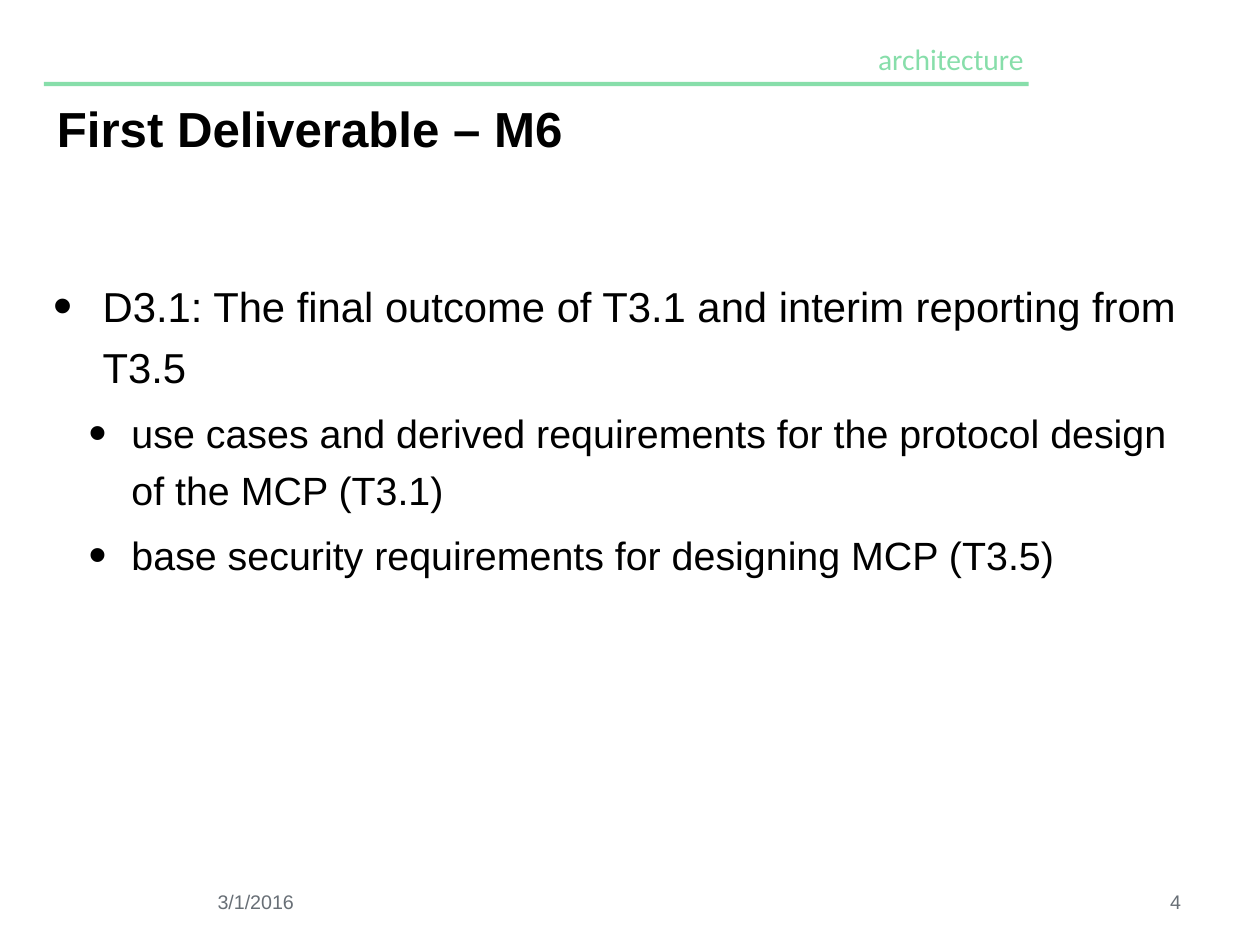
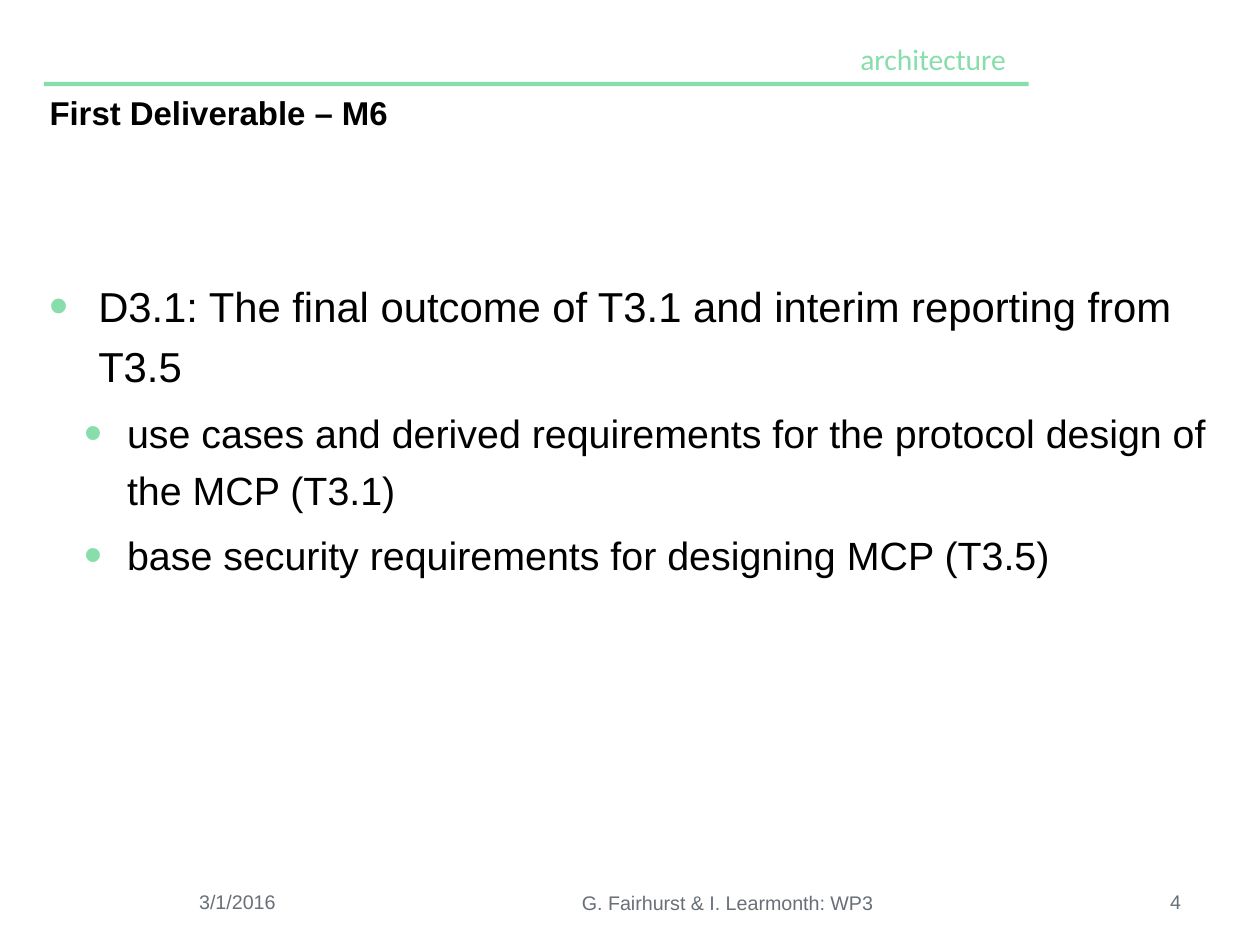
Before and after one commit to mami-project/roadshows, a slide deck: slide 4 of kickoff/wp3-eu-summary.pptx. Drawn at 1260x945 pixels with LibreOffice and Linux fonts; fonts in the diff are those of the drawing; background and template pictures are left out. Boxes give left, top, right and bottom in pixels: in the first picture for what was removed or moved away, otherwise in the second. Text is boxed around its words. In the diff, an @@ line names an element or a change of style, - is before the commit and + after.

Commit message:
change on first slide (hope i didn't break the formating as I used keynote)

```diff
--- a/kickoff/wp3-eu-summary.pptx
+++ b/kickoff/wp3-eu-summary.pptx
@@ text "architecture": place and size @@
-text "architecture" at [878,49,1023,70]
+text "architecture" at [860,49,1005,70]
@@ title "First Deliverable – M6" at [50,101,388,126]: size 40 to 26.8 pt @@
@@ text "D3.1: The final outcome of ..." at [98,291,1206,578]: bullet colour #000000 to #87DEAA @@
@@ text "3/1/2016" at [199,894,275,909]: alignment centre to left @@
@@ text added at [582,895,873,910], 16 pt, text #686F76 @@
+G. Fairhurst & I. Learmonth: WP3
```
Also in this commit, not shown: 3 other slides changed.
